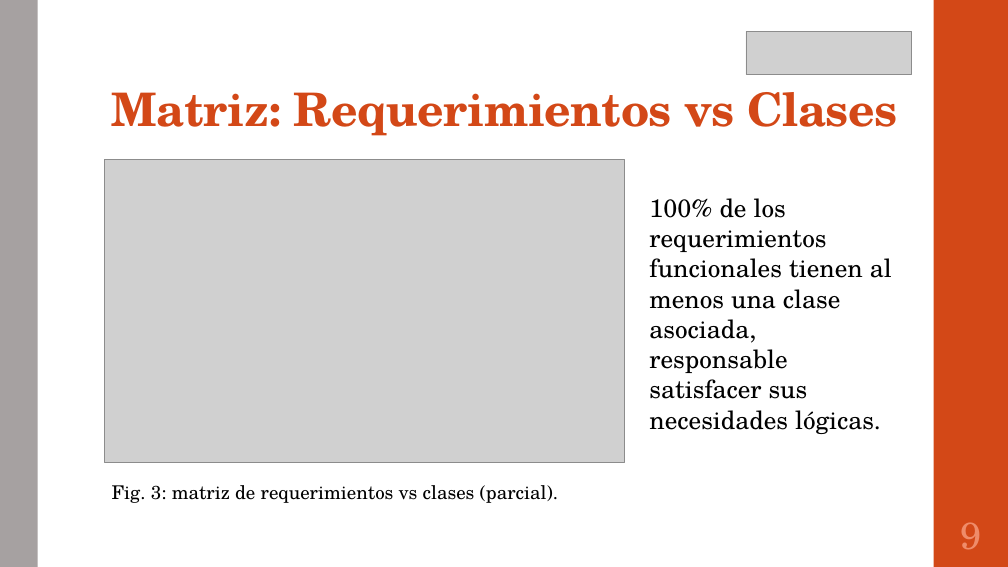
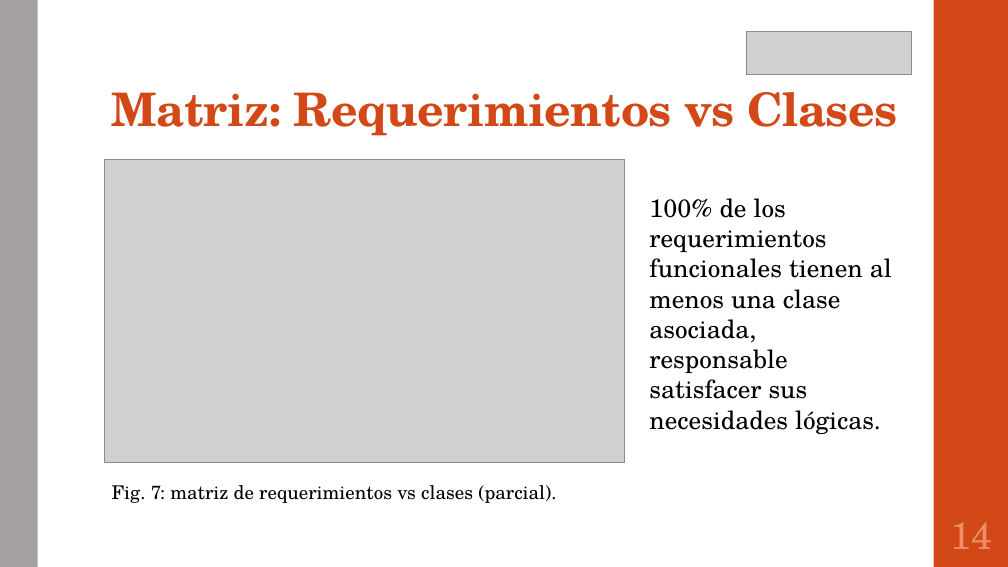
Before and after one commit to portafolio2016/hipocrates, a slide deck: slide 15 of presentación lunes 24 octubre 2016.pptx (slide 10 before the commit). Drawn at 1008x567 pixels with LibreOffice and Linux fonts; fonts in the diff are those of the drawing; grey boxes stand for pictures. Boxes give left, top, right and bottom in pixels: in the first picture for what was removed or moved away, otherwise in the second. Text is boxed around its words. In the diff, an @@ line names an element or a change of style, - is before the commit and + after.

```diff
--- a/presentación lunes 24 octubre 2016.pptx
+++ b/presentación lunes 24 octubre 2016.pptx
@@ text at (x1=112, y1=485, x2=556, y2=503): text changed @@
-Fig. 3: matriz de requerimientos vs clases (parcial).
+Fig. 7: matriz de requerimientos vs clases (parcial).
@@ page number at (x1=950, y1=522, x2=992, y2=549): text changed @@
-9
+14
```
Also in this commit, not shown: 8 other slides changed, 1 slide added, 4 slides removed.
